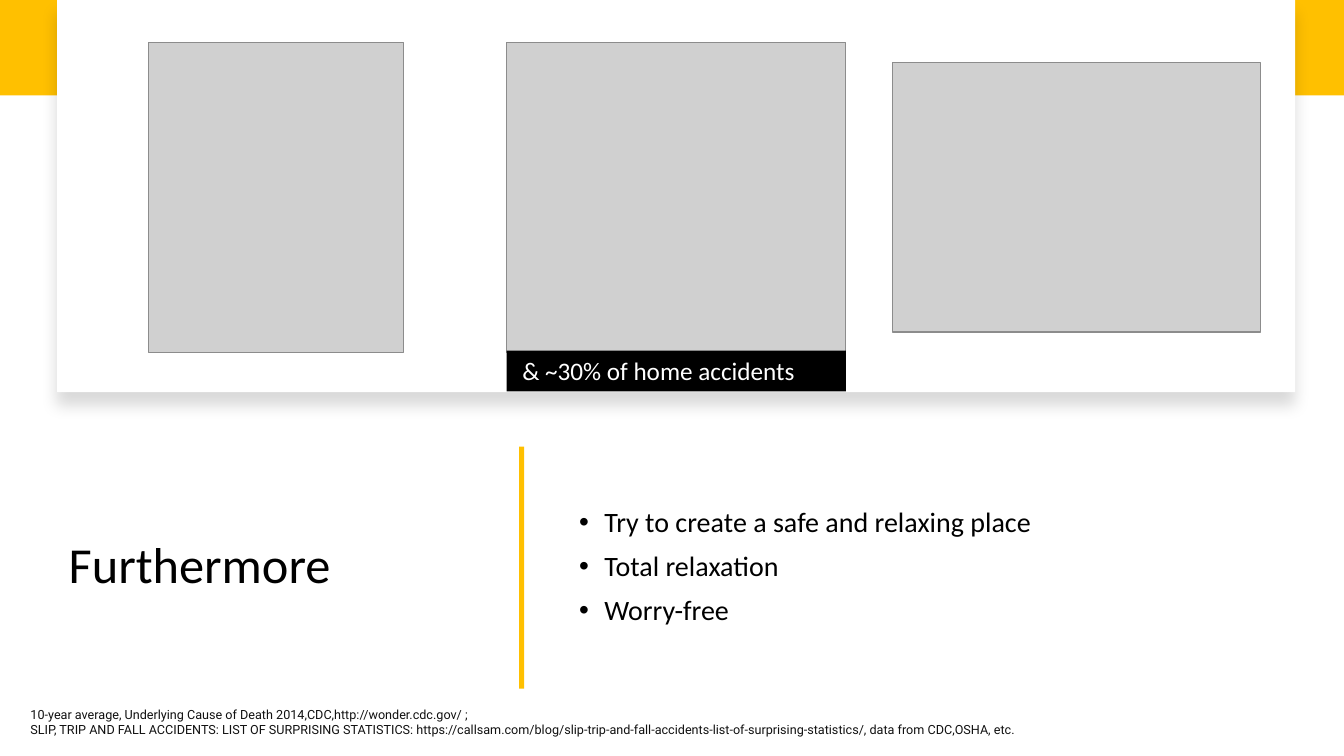
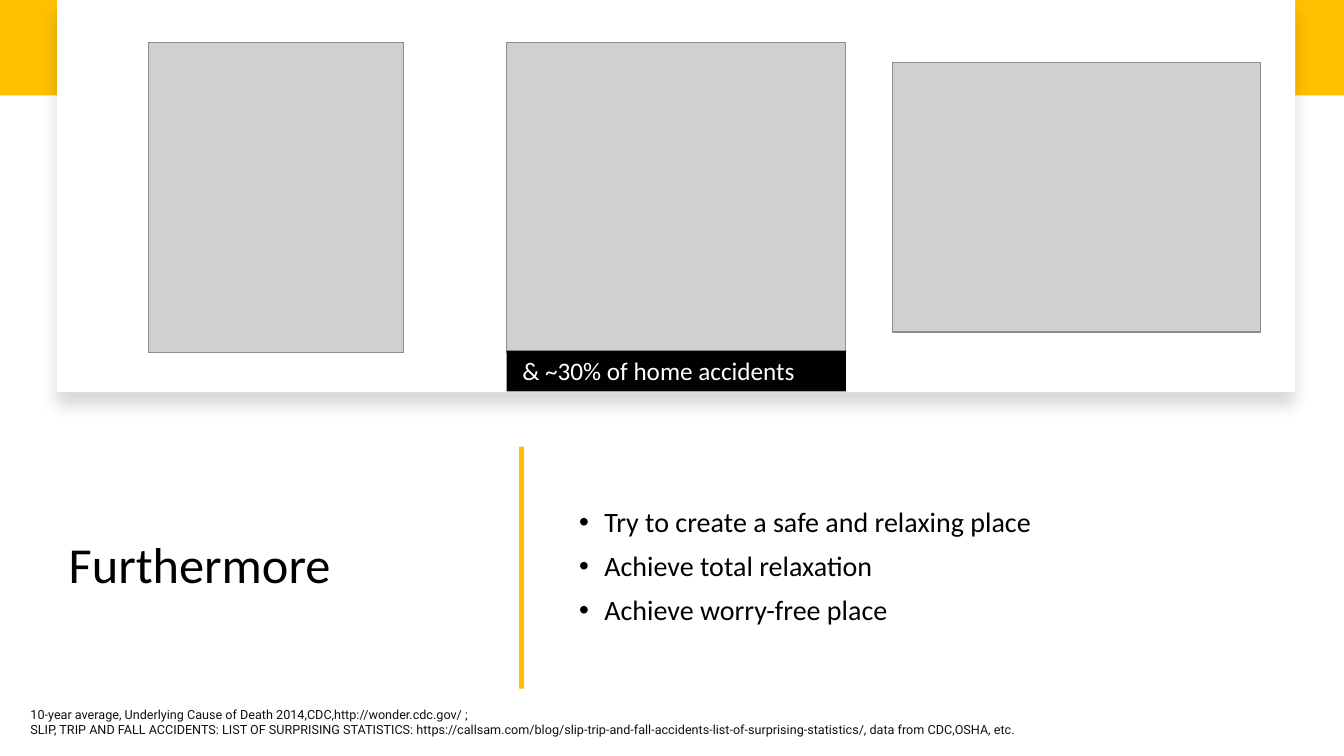
Before and after one commit to smarttommyau/aiot_bedroom, a slide deck: slide 4 of project_documents/P21_pitching_deck_AIoT Bedroom.pptx. Drawn at 1344x756 pixels with LibreOffice and Linux fonts; fonts in the diff are those of the drawing; grey boxes stand for pictures. Boxes give left, top, right and bottom in pixels: in the first picture for what was removed or moved away, otherwise in the second. Text is boxed around its words. In the diff, an @@ line names an element or a change of style, - is before the commit and + after.

```diff
--- a/project_documents/P21_pitching_deck_AIoT Bedroom.pptx
+++ b/project_documents/P21_pitching_deck_AIoT Bedroom.pptx
@@ text at [604,556,887,625]: text changed @@
-• Total relaxation
-• Worry-free
+• Achieve total relaxation
+• Achieve worry-free place
```
Also in this commit, not shown: 8 other slides changed.
